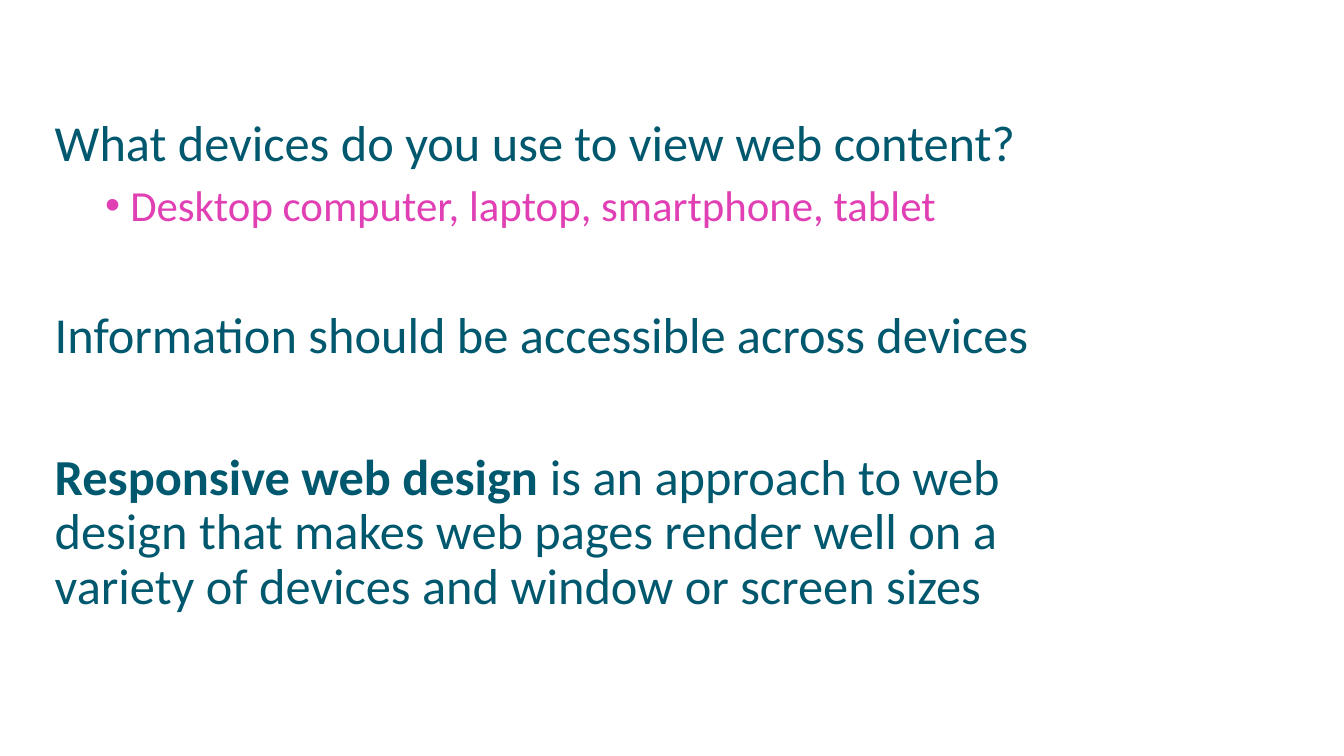
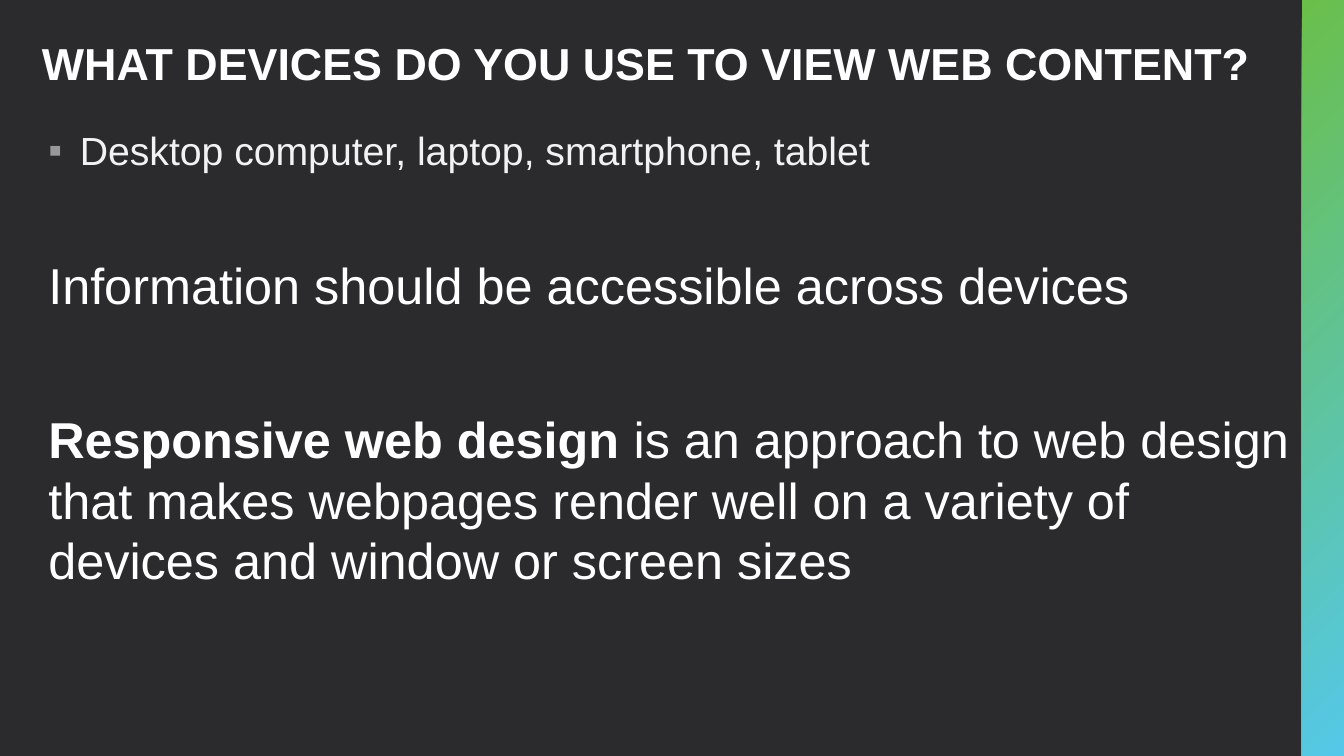
Before and after one commit to hytechclub/web-101, a slide deck: slide 2 of Week08/ResponsiveDesign.pptx. Drawn at 1344x756 pixels with LibreOffice and Linux fonts; fonts in the diff are those of the drawing; background and template pictures are left out. Boxes give left, top, right and bottom in pixels: in the first picture for what was removed or moved away, otherwise in the second. Text is boxed around its words. In the diff, an @@ line names an element or a change of style, - is before the commit and + after.

```diff
--- a/Week08/ResponsiveDesign.pptx
+++ b/Week08/ResponsiveDesign.pptx
@@ background #FFFFFF to #2B2B2D @@
@@ rectangle added at bbox=[1303, 0, 1344, 756], fill gradient #6ABF4B to #54C8E8 @@
@@ title added at bbox=[42, 48, 1249, 81], 32 pt, text #FFFFFF, bold @@
+WHAT DEVICES DO YOU USE TO VIEW WEB CONTENT?
@@ text "Desktop computer, laptop, smartphone, tablet": place and size @@
-text "Desktop computer, laptop, smartphone, tablet" at bbox=[55, 126, 1028, 612]
+text "Desktop computer, laptop, smartphone, tablet" at bbox=[48, 136, 1288, 580]
@@ text at bbox=[48, 136, 1129, 305]: size 30.7 to 28 pt, text colour #E13FB4 to #F2F2F2 in "Desktop computer, laptop, smartphone, tablet"; font Calibri to Arial in "Desktop computer, laptop, smartphone, tablet", "Information should be accessible across devices"; text colour #00586E to #FFFFFF in "Information should be accessible across devices"; bullet • to ▪; list level 2 to 1 in "Desktop computer, laptop, smartphone, tablet"; indent changed; more space between paragraphs @@
@@ text at bbox=[55, 126, 1015, 169]: paragraph removed @@
-What devices do you use to view web content?
@@ text at bbox=[48, 421, 1288, 580]: text changed; font Calibri to Arial; text colour #00586E to #FFFFFF @@
-Responsive web design is an approach to web design that makes web pages render well on a variety of devices and window or screen sizes
+Responsive web design is an approach to web design that makes webpages render well on a variety of devices and window or screen sizes
```
Also in this commit, not shown: 10 other slides changed, 2 other files.
